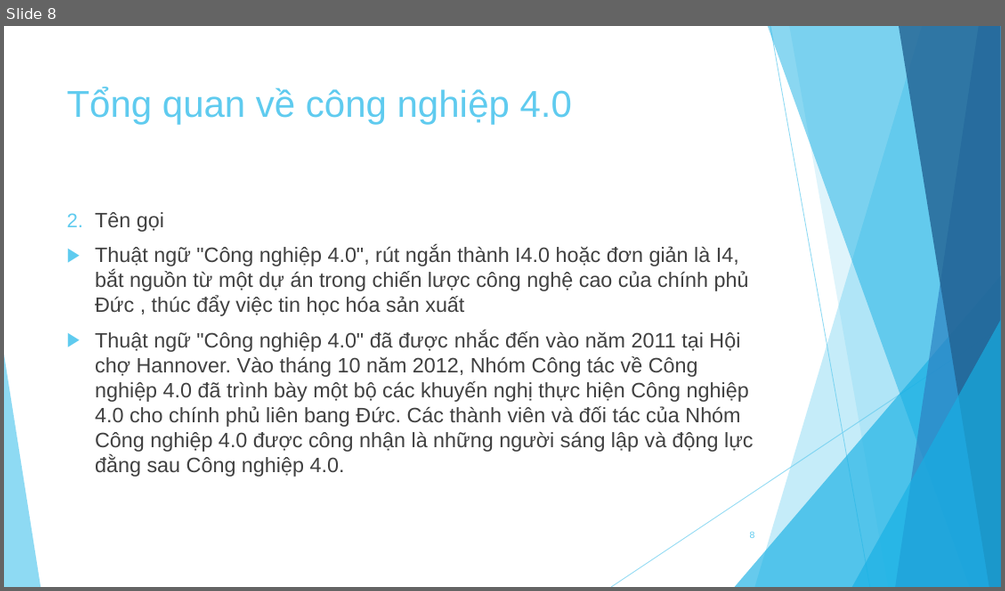
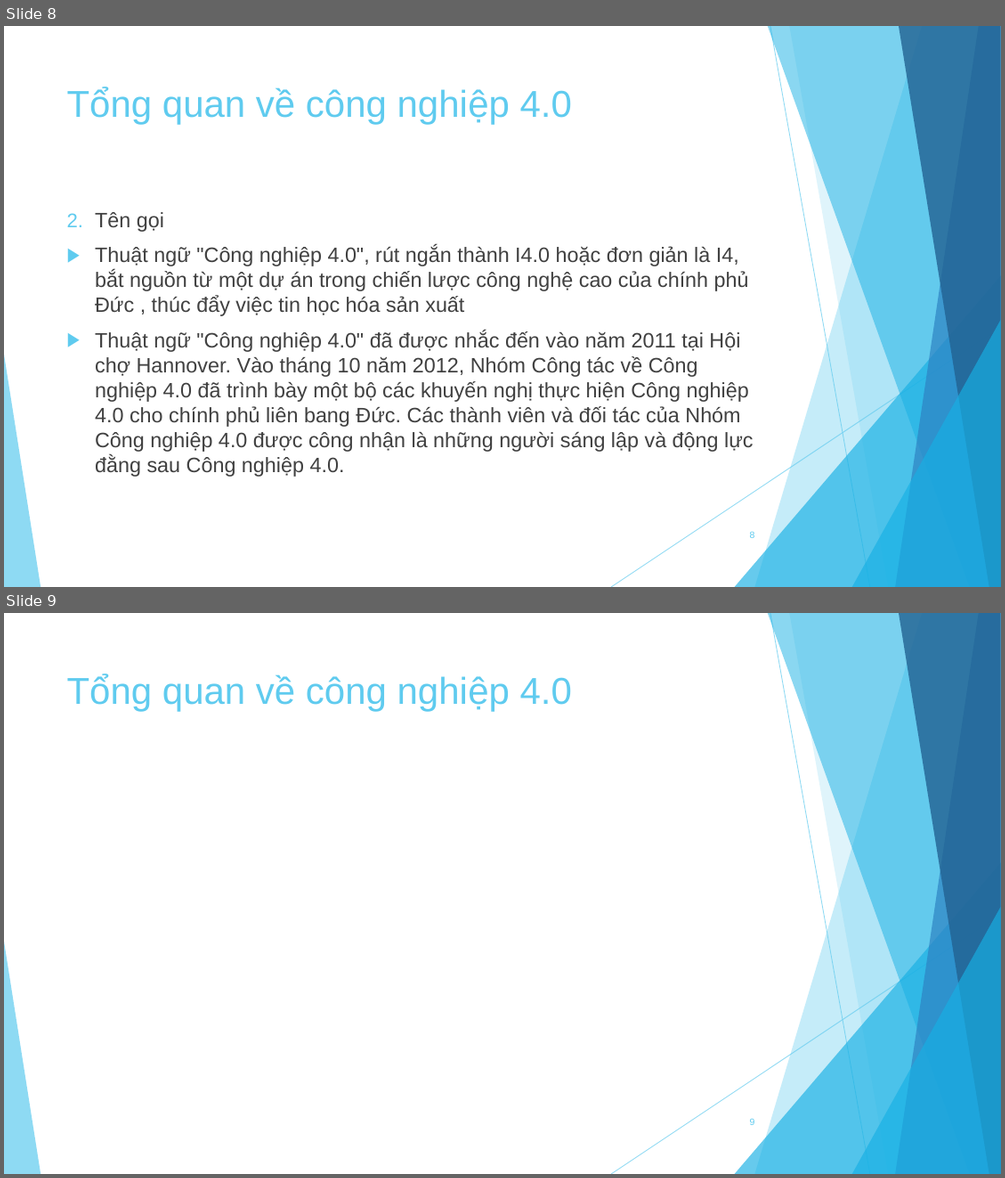
Before and after one commit to knst18ck2/KNST, a slide deck: Báo cáo.pptx. Shown one above the other, each under a label of ours: slide 8 before the commit, slides 8 and 9 after it. The pictures are 1005x591 and 1005x1178 pixels, drawn with LibreOffice and Linux fonts; fonts in the diff are those of the drawing. Boxes give left, top, right and bottom in pixels: in the first picture for what was removed or moved away, otherwise in the second. Text is boxed around its words. In the diff, an @@ line names an element or a change of style, - is before the commit and + after.

Commit message:
update tong quan

```diff
--- a/Báo cáo.pptx
+++ b/Báo cáo.pptx
@@ slide 9 added at box(4, 613, 1001, 1174), background #FFFFFF; not listed: 10 template elements that a slide beside it also shows @@
@@ title added at box(67, 674, 572, 711), 36 pt, text #5FCBEF @@
+Tổng quan về công nghiệp 4.0
@@ page number added at box(750, 1118, 755, 1125), 9 pt, text #5FCBEF @@
+9
```
Also in this commit, not shown: 1 slide changed, 1 other slide added.
